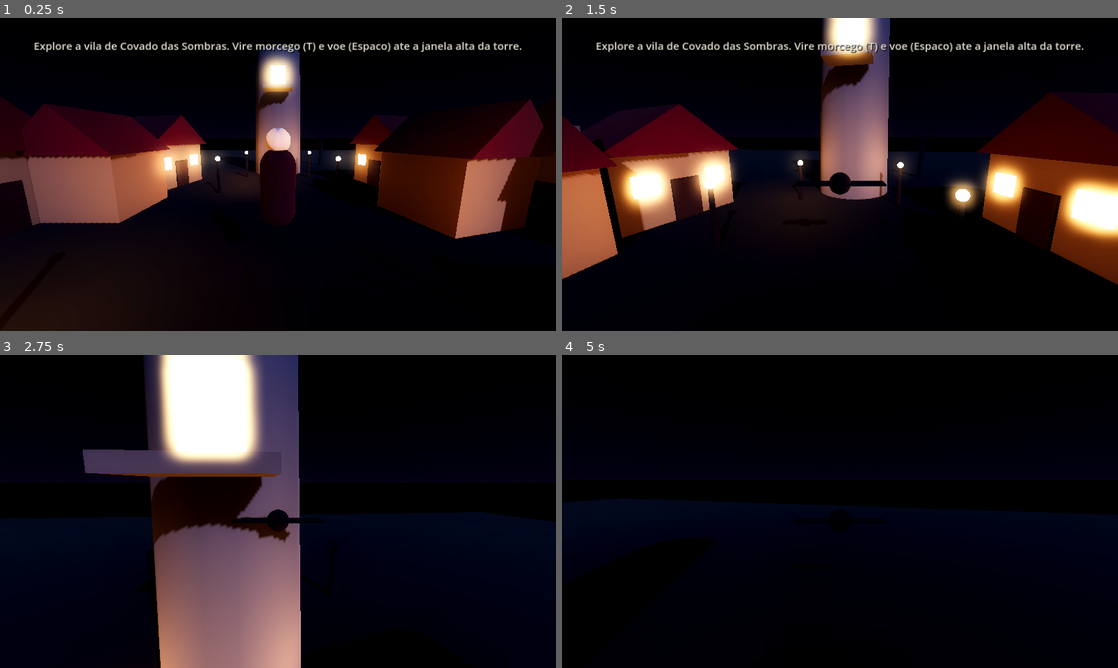
Above: before the commit, frames 1-4 (two rows, left to right).
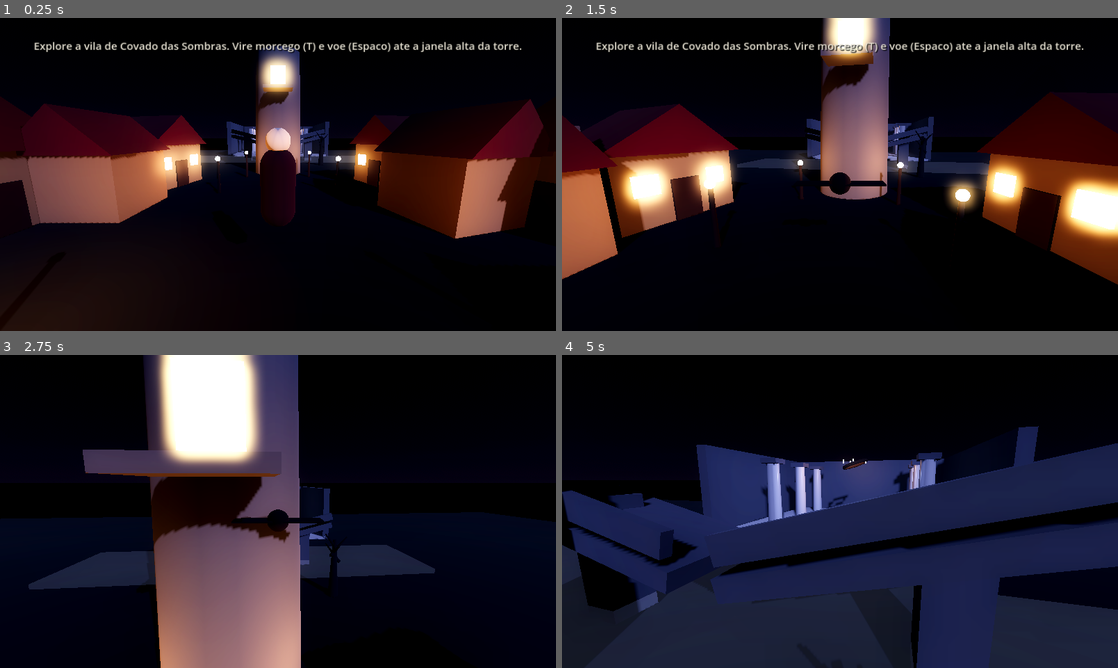
Above: after the commit, the same moments.

Repository: Rafawkj/Luciano
Game: Godot game, scene res://scenes/world.tscn
Same seed, same stepped clock (60 frames per second), same inputs: the game is played once before the commit and once after it.
Inputs (mouse positions are in pixels of both pictures, inside the frame that each line leads up to):
- Up to frame 1 (0.25 s): no input
- Up to frame 2 (1.5 s): move the mouse to (867, 174) at 0.52 s; hold Shift (correr) 0.53-1.28 s; hold W (mover_frente) from 0.53 s (still down); tap Space (pular) at 0.77 s; move the mouse to (812, 174) at 1.27 s; tap T (transformar) at 1.35 s
- Up to frame 3 (2.75 s): keep holding W (mover_frente); tap Space (pular) at 1.52 s; move the mouse to (289, 505) at 2.02 s; hold Shift (correr) from 2.03 s (still down)
- Up to frame 4 (5 s): keep holding W (mover_frente); move the mouse to (834, 517) at 2.77 s; release Shift (correr) at 2.78 s; tap T (transformar) at 2.85, 4.35 s; tap Space (pular) at 3.02, 3.77, 4.52 s; move the mouse to (878, 514) at 3.52 s; hold Shift (correr) 3.53-4.28 s; move the mouse to (795, 508) at 4.27 s

The runs differ from the first frame. In frame 1, 1.5% of the frame differs, in the area x 36-64%, y 33-57%; in frame 2, 2.7%; in frame 3, 4.3%; in frame 4, 57%, in the area x 0-100%, y 22-100%.

Commit message:
Adiciona lugares de beleza triste ao vale
Reforca o tom dark fantasy de "um mundo que ja foi belo":
- Jardim morto com flores brancas que brilham ao luar
- Estatua de marmore chorando agua escura no centro do jardim
- Biblioteca antiga sem teto, iluminada por um feixe de luar (SpotLight3D)
- Salao de baile vazio em um castelo arruinado, com colunas e lustre quebrado
- Ponte de pedra quebrada sobre um rio de nevoa luminoso
- Torre com vista para o vale (mensagem da janela alta reescrita)
- Novos materiais (marmore, flor, agua escura, nevoa translucida, livros)
- Novos pontos de interesse com lore evocando a beleza perdida

Co-Authored-By: Claude Opus 4.8 <noreply@anthropic.com>
Claude-Session: https://claude.ai/code/session_01LpmYnzLzqZkJ9F5Pb2UVqf

Diff:
--- a/scripts/janela_alta.gd
+++ b/scripts/janela_alta.gd
@@ -10,7 +10,7 @@
 extends Area3D
 
 # Mensagem exibida ao alcançar a janela. Editável no Inspetor.
-@export var mensagem: String = "Você alcançou a janela alta da torre! 🦇 Só dá pra chegar voando como morcego."
+@export var mensagem: String = "Do alto da torre, todo o vale se abre diante de você: a vila, o jardim, a biblioteca, o salão silencioso. Tudo isto já foi belo. 🦇"
 
 # Garante que a mensagem só apareça uma vez.
 var ja_alcancada: bool = false
--- a/scripts/village_builder.gd
+++ b/scripts/village_builder.gd
@@ -24,6 +24,11 @@
 var mat_pedra: StandardMaterial3D     # pedra (poço, túmulos, capela)
 var mat_janela: StandardMaterial3D    # janela/chama iluminada (emissiva)
 var mat_tronco: StandardMaterial3D    # árvores mortas
+var mat_marmore: StandardMaterial3D   # mármore pálido (estátua, salão, colunas)
+var mat_flor: StandardMaterial3D      # flores brancas que brilham fracamente
+var mat_agua_escura: StandardMaterial3D  # lágrimas e poça de água escura
+var mat_nevoa: StandardMaterial3D     # névoa do rio e feixe de luar (translúcida)
+var mats_livros: Array = []           # cores variadas dos livros da biblioteca
 
 
 func _ready() -> void:
@@ -32,6 +37,11 @@
 	_construir_praca_e_portao()
 	_construir_cemiterio()
 	_espalhar_arvores_mortas()
+	# --- Lugares de "beleza triste" (este mundo já foi lindo) ---
+	_construir_jardim_e_estatua()
+	_construir_biblioteca()
+	_construir_castelo_e_salao()
+	_construir_rio_e_ponte()
 	_criar_pontos_de_interesse()
 
 
@@ -47,6 +57,29 @@
 	mat_tronco = _novo_material(Color(0.12, 0.1, 0.09))
 	# Janela/chama: material que EMITE luz própria (brilha no escuro).
 	mat_janela = _novo_material(Color(1.0, 0.78, 0.4), 0.6, true, 3.0)
+
+	# Mármore pálido e liso (estátua, colunas e piso do salão de baile).
+	mat_marmore = _novo_material(Color(0.82, 0.82, 0.86), 0.25)
+	# Flores brancas que captam o luar e brilham de leve.
+	mat_flor = _novo_material(Color(0.95, 0.96, 1.0), 0.5, true, 1.2)
+	# Água escura: lisa, quase preta, com um leve brilho frio para se ver à noite.
+	mat_agua_escura = _novo_material(Color(0.02, 0.02, 0.05), 0.05, true, 0.4)
+	# Névoa translúcida e luminosa (rio de névoa e feixe de luar).
+	mat_nevoa = StandardMaterial3D.new()
+	mat_nevoa.albedo_color = Color(0.7, 0.73, 0.85, 0.18)
+	mat_nevoa.transparency = BaseMaterial3D.TRANSPARENCY_ALPHA
+	mat_nevoa.emission_enabled = true
+	mat_nevoa.emission = Color(0.4, 0.42, 0.55)
+	mat_nevoa.emission_energy_multiplier = 0.6
+	mat_nevoa.shading_mode = BaseMaterial3D.SHADING_MODE_UNSHADED
+	# Cores sóbrias para as lombadas dos livros da biblioteca.
+	mats_livros = [
+		_novo_material(Color(0.35, 0.12, 0.12)),
+		_novo_material(Color(0.15, 0.2, 0.28)),
+		_novo_material(Color(0.2, 0.18, 0.1)),
+		_novo_material(Color(0.12, 0.22, 0.16)),
+		_novo_material(Color(0.25, 0.2, 0.28)),
+	]
 
 
 func _novo_material(cor: Color, rugosidade := 0.95, emissivo := false, energia := 1.0) -> StandardMaterial3D:
@@ -326,17 +359,277 @@
 
 
 # ============================================================================
+# JARDIM MORTO COM FLORES BRANCAS + ESTÁTUA CHORANDO ÁGUA ESCURA
+# ============================================================================
+
+func _construir_jardim_e_estatua() -> void:
+	var centro := Vector3(34, 0, 6)
+
+	# Muretas baixas de pedra cercam o jardim (aberto ao sul, pela vila).
+	var cerca := StaticBody3D.new()
+	cerca.position = centro
+	add_child(cerca)
+	_caixa_solida(cerca, Vector3(16, 0.6, 0.4), Vector3(0, 0.3, -8), mat_pedra)  # norte
+	_caixa_solida(cerca, Vector3(0.4, 0.6, 16), Vector3(-8, 0.3, 0), mat_pedra)  # oeste
+	_caixa_solida(cerca, Vector3(0.4, 0.6, 16), Vector3(8, 0.3, 0), mat_pedra)   # leste
+
+	# Flores brancas em grade, deixando o centro livre para a estátua.
+	for fx in range(-6, 7, 2):
+		for fz in range(-6, 7, 2):
+			if abs(fx) <= 2 and abs(fz) <= 2:
+				continue
+			var p := centro + Vector3(fx + randf_range(-0.4, 0.4), 0, fz + randf_range(-0.4, 0.4))
+			_criar_flor_branca(p)
+
+	_criar_estatua_chorando(centro)
+	# Uma árvore morta no canto reforça o "jardim que já foi belo".
+	_criar_arvore_morta(centro + Vector3(6, 0, -6))
+
+
+func _criar_flor_branca(pos: Vector3) -> void:
+	var flor := Node3D.new()
+	flor.position = pos
+	add_child(flor)
+
+	var caule := CylinderMesh.new()
+	caule.top_radius = 0.02
+	caule.bottom_radius = 0.03
+	caule.height = 0.5
+	caule.material = mat_tronco
+	_malha(flor, caule, Vector3(0, 0.25, 0))
+
+	var petalas := SphereMesh.new()
+	petalas.radius = 0.12
+	petalas.height = 0.24
+	petalas.material = mat_flor
+	_malha(flor, petalas, Vector3(0, 0.55, 0))
+
+
+func _criar_estatua_chorando(centro: Vector3) -> void:
+	var estatua := StaticBody3D.new()
+	estatua.position = centro
+	add_child(estatua)
+
+	# Pedestal e figura de mármore (corpo + cabeça) que olha para baixo.
+	_caixa_solida(estatua, Vector3(1.6, 0.6, 1.6), Vector3(0, 0.3, 0), mat_pedra)
+	var corpo := CapsuleMesh.new()
+	corpo.radius = 0.35
+	corpo.height = 1.8
+	corpo.material = mat_marmore
+	_malha(estatua, corpo, Vector3(0, 1.5, 0))
+	var cabeca := SphereMesh.new()
+	cabeca.radius = 0.28
+	cabeca.height = 0.56
+	cabeca.material = mat_marmore
+	_malha(estatua, cabeca, Vector3(0, 2.45, 0.05))
+
+	# Lágrimas de água escura escorrendo do rosto até uma poça no pedestal.
+	_malha(estatua, _malha_caixa(Vector3(0.05, 1.5, 0.05), mat_agua_escura), Vector3(0.1, 1.7, 0.27))
+	_malha(estatua, _malha_caixa(Vector3(0.05, 1.5, 0.05), mat_agua_escura), Vector3(-0.1, 1.7, 0.27))
+	var poca := CylinderMesh.new()
+	poca.top_radius = 0.7
+	poca.bottom_radius = 0.7
+	poca.height = 0.05
+	poca.material = mat_agua_escura
+	_malha(estatua, poca, Vector3(0, 0.63, 0.1))
+
+
+# ============================================================================
+# BIBLIOTECA ANTIGA ILUMINADA PELA LUA (sem teto, com feixe de luar)
+# ============================================================================
+
+func _construir_biblioteca() -> void:
+	var centro := Vector3(-34, 0, 16)
+	var sala := StaticBody3D.new()
+	sala.position = centro
+	add_child(sala)
+
+	# Paredes de pedra sem teto, abertas pela frente (face +Z) para entrar.
+	_caixa_solida(sala, Vector3(12, 5, 0.6), Vector3(0, 2.5, -5), mat_pedra)
+	_caixa_solida(sala, Vector3(0.6, 5, 10), Vector3(-6, 2.5, 0), mat_pedra)
+	_caixa_solida(sala, Vector3(0.6, 5, 10), Vector3(6, 2.5, 0), mat_pedra)
+
+	# Estantes encostadas nas paredes laterais e ao fundo.
+	for zz in [-3.0, 0.0, 3.0]:
+		_criar_estante(centro + Vector3(-5.0, 0, zz), 90.0)
+		_criar_estante(centro + Vector3(5.0, 0, zz), 90.0)
+	_criar_estante(centro + Vector3(-2.5, 0, -4.3), 0.0)
+	_criar_estante(centro + Vector3(2.5, 0, -4.3), 0.0)
+
+	# FEIXE DE LUAR: um holofote pálido vindo do alto, como se a lua entrasse
+	# pelo teto desabado. Acompanha um cilindro translúcido (a "coluna de luz").
+	var luar := SpotLight3D.new()
+	luar.position = centro + Vector3(0, 9, 0)
+	luar.rotation_degrees = Vector3(-90, 0, 0)
+	luar.light_color = Color(0.7, 0.76, 0.98)
+	luar.light_energy = 6.0
+	luar.spot_range = 16.0
+	luar.spot_angle = 28.0
+	add_child(luar)
+
+	var feixe := CylinderMesh.new()
+	feixe.top_radius = 0.6
+	feixe.bottom_radius = 2.6
+	feixe.height = 9.0
+	feixe.material = mat_nevoa
+	_malha(sala, feixe, Vector3(0, 4.5, 0))
+
+
+func _criar_estante(pos: Vector3, graus: float) -> void:
+	var estante := StaticBody3D.new()
+	estante.position = pos
+	estante.rotation_degrees = Vector3(0, graus, 0)
+	add_child(estante)
+
+	# Corpo de madeira da estante.
+	_caixa_solida(estante, Vector3(1.8, 3.2, 0.4), Vector3(0, 1.6, 0), mat_madeira)
+	# Fileiras de livros coloridos em três prateleiras.
+	for prateleira in range(3):
+		var y := 0.7 + prateleira * 0.9
+		for k in range(6):
+			var cor: Material = mats_livros[(k + prateleira) % mats_livros.size()]
+			var livro := _malha_caixa(Vector3(0.22, 0.5, 0.3), cor)
+			_malha(estante, livro, Vector3(-0.65 + k * 0.26, y, 0.06))
+
+
+# ============================================================================
+# CASTELO ARRUINADO COM SALÃO DE BAILE VAZIO
+# ============================================================================
+
+func _construir_castelo_e_salao() -> void:
+	var centro := Vector3(0, 0, -46)
+	var salao := StaticBody3D.new()
+	salao.position = centro
+	add_child(salao)
+
+	# Piso de mármore liso e paredes parciais (o salão está aberto/arruinado).
+	_caixa_solida(salao, Vector3(20, 0.4, 16), Vector3(0, 0.2, 0), mat_marmore)
+	_caixa_solida(salao, Vector3(20, 7, 0.8), Vector3(0, 3.5, -8), mat_pedra)   # fundo
+	_caixa_solida(salao, Vector3(0.8, 7, 16), Vector3(-10, 3.5, 0), mat_pedra)  # esquerda
+	_caixa_solida(salao, Vector3(0.8, 7, 16), Vector3(10, 3.5, 0), mat_pedra)   # direita
+
+	# Duas fileiras de colunas de mármore.
+	for cx in [-6.0, 6.0]:
+		for cz in [-5.0, 0.0, 5.0]:
+			_criar_coluna(centro + Vector3(cx, 0, cz))
+
+	# Um lustre quebrado pendurado, tombado de lado.
+	_criar_lustre(centro + Vector3(0, 6, 0))
+
+	# Luar frio e suave preenchendo o salão vazio.
+	var luz := OmniLight3D.new()
+	luz.position = centro + Vector3(0, 5, 3)
+	luz.light_color = Color(0.6, 0.66, 0.92)
+	luz.omni_range = 22.0
+	luz.light_energy = 1.3
+	add_child(luz)
+
+
+func _criar_coluna(pos: Vector3) -> void:
+	var coluna := StaticBody3D.new()
+	coluna.position = pos
+	add_child(coluna)
+
+	var fuste := CylinderMesh.new()
+	fuste.top_radius = 0.5
+	fuste.bottom_radius = 0.6
+	fuste.height = 6.0
+	fuste.material = mat_marmore
+	var visual := MeshInstance3D.new()
+	visual.mesh = fuste
+	visual.position = Vector3(0, 3, 0)
+	coluna.add_child(visual)
+
+	var colisao := CollisionShape3D.new()
+	var forma := CylinderShape3D.new()
+	forma.radius = 0.6
+	forma.height = 6.0
+	colisao.shape = forma
+	colisao.position = Vector3(0, 3, 0)
+	coluna.add_child(colisao)
+
+	# Base e capitel de pedra.
+	_malha(coluna, _malha_caixa(Vector3(1.4, 0.4, 1.4), mat_pedra), Vector3(0, 0.2, 0))
+	_malha(coluna, _malha_caixa(Vector3(1.4, 0.4, 1.4), mat_pedra), Vector3(0, 6.0, 0))
+
+
+func _criar_lustre(pos: Vector3) -> void:
+	var lustre := Node3D.new()
+	lustre.position = pos
+	add_child(lustre)
+
+	# Aro de metal/madeira, inclinado como se estivesse caindo.
+	var aro := TorusMesh.new()
+	aro.inner_radius = 1.0
+	aro.outer_radius = 1.3
+	aro.material = mat_madeira
+	_malha(lustre, aro, Vector3.ZERO, Vector3(0, 0, 18))
+
+	# Algumas velas ainda acesas sobre o aro.
+	for a in range(5):
+		var ang := a * TAU / 5.0
+		var vela := _malha_caixa(Vector3(0.1, 0.4, 0.1), mat_janela)
+		_malha(lustre, vela, Vector3(sin(ang) * 1.15, 0.25, cos(ang) * 1.15))
+
+	var luz := OmniLight3D.new()
+	luz.light_color = Color(1.0, 0.7, 0.35)
+	luz.omni_range = 9.0
+	luz.set_script(ScriptTocha)
+	lustre.add_child(luz)
+
+
+# ============================================================================
+# RIO DE NÉVOA + PONTE QUEBRADA
+# ============================================================================
+
+func _construir_rio_e_ponte() -> void:
+	# Rio de névoa: uma faixa baixa, translúcida e luminosa cortando o vale.
+	var rio := MeshInstance3D.new()
+	rio.mesh = _malha_caixa(Vector3(32, 0.4, 7), mat_nevoa)
+	rio.position = Vector3(0, 0.25, -30)
+	add_child(rio)
+
+	_criar_ponte_quebrada(Vector3(0, 0, -30))
+
+
+func _criar_ponte_quebrada(centro: Vector3) -> void:
+	# Dois pilares de pedra erguem-se da névoa.
+	for px in [-5.0, 5.0]:
+		var pilar := StaticBody3D.new()
+		pilar.position = centro + Vector3(px, 0, 0)
+		add_child(pilar)
+		_caixa_solida(pilar, Vector3(1.2, 4.0, 1.2), Vector3(0, 2.0, 0), mat_pedra)
+
+	# Dois meios-tabuleiros inclinados sobem das margens, mas NÃO se encontram:
+	# a ponte está quebrada no meio. São apenas visuais (cenário por cima).
+	var deck_esq := _malha_caixa(Vector3(7, 0.5, 3), mat_pedra)
+	_malha(self, deck_esq, centro + Vector3(-4.0, 3.2, 0), Vector3(0, 0, -14))
+	var deck_dir := _malha_caixa(Vector3(7, 0.5, 3), mat_pedra)
+	_malha(self, deck_dir, centro + Vector3(4.0, 3.2, 0), Vector3(0, 0, 14))
+
+	# Parapeitos quebrados sobre cada metade.
+	_malha(self, _malha_caixa(Vector3(7, 0.6, 0.25), mat_pedra), centro + Vector3(-4.0, 4.0, 1.4), Vector3(0, 0, -14))
+	_malha(self, _malha_caixa(Vector3(7, 0.6, 0.25), mat_pedra), centro + Vector3(4.0, 4.0, 1.4), Vector3(0, 0, 14))
+
+
+# ============================================================================
 # PONTOS DE INTERESSE (textos de lore para a EXPLORAÇÃO)
 # ============================================================================
 
 func _criar_pontos_de_interesse() -> void:
 	# Cada item é [posição, texto]. O texto aparece no HUD ao se aproximar.
 	var pontos := [
-		[Vector3(0, 1.5, 29), "Vila de Côvado das Sombras. Os portões estão abertos... mas ninguem veio recebê-lo."],
+		[Vector3(0, 1.5, 29), "Vila de Côvado das Sombras. Os portões estão abertos... mas ninguém veio recebê-lo."],
 		[Vector3(0, 1.5, 9), "O poço seco. No fundo, apenas escuridão — e um cheiro antigo de ferro."],
 		[Vector3(-22, 1.5, -11), "Cemitério da vila. As lápides são recentes demais para uma vila tão silenciosa."],
 		[Vector3(-31, 1.5, -11), "Capela em ruínas. Uma única vela ainda arde no altar. Quem a acendeu?"],
 		[Vector3(0, 1.5, -13), "A velha torre. A única janela acesa fica no alto, longe demais para mãos humanas. Talvez asas alcancem... (vire morcego com T e voe com Espaço)"],
+		# Lugares de beleza triste
+		[Vector3(34, 1.5, 6), "Jardim das Lamentações. As flores brancas ainda florescem — as únicas que sobraram vivas em todo o vale."],
+		[Vector3(34, 1.5, 0), "Uma estátua de mármore chora água escura, sem parar, há anos. Dizem que ela chora por todos os que partiram."],
+		[Vector3(-34, 1.5, 19), "A velha biblioteca perdeu o teto, mas não o silêncio. A lua entra pela abertura e lê as páginas que ninguém mais lê."],
+		[Vector3(0, 1.5, -39), "O salão de baile do castelo. Aqui houve música, risos e luzes. Agora só o luar dança entre as colunas."],
+		[Vector3(0, 1.5, -27), "A ponte sobre o rio de névoa, partida ao meio. Quem quiser alcançar o outro lado... precisa de asas."],
 	]
 	for ponto in pontos:
 		_criar_ponto_interesse(ponto[0], ponto[1])
Not shown, changed: README.md
